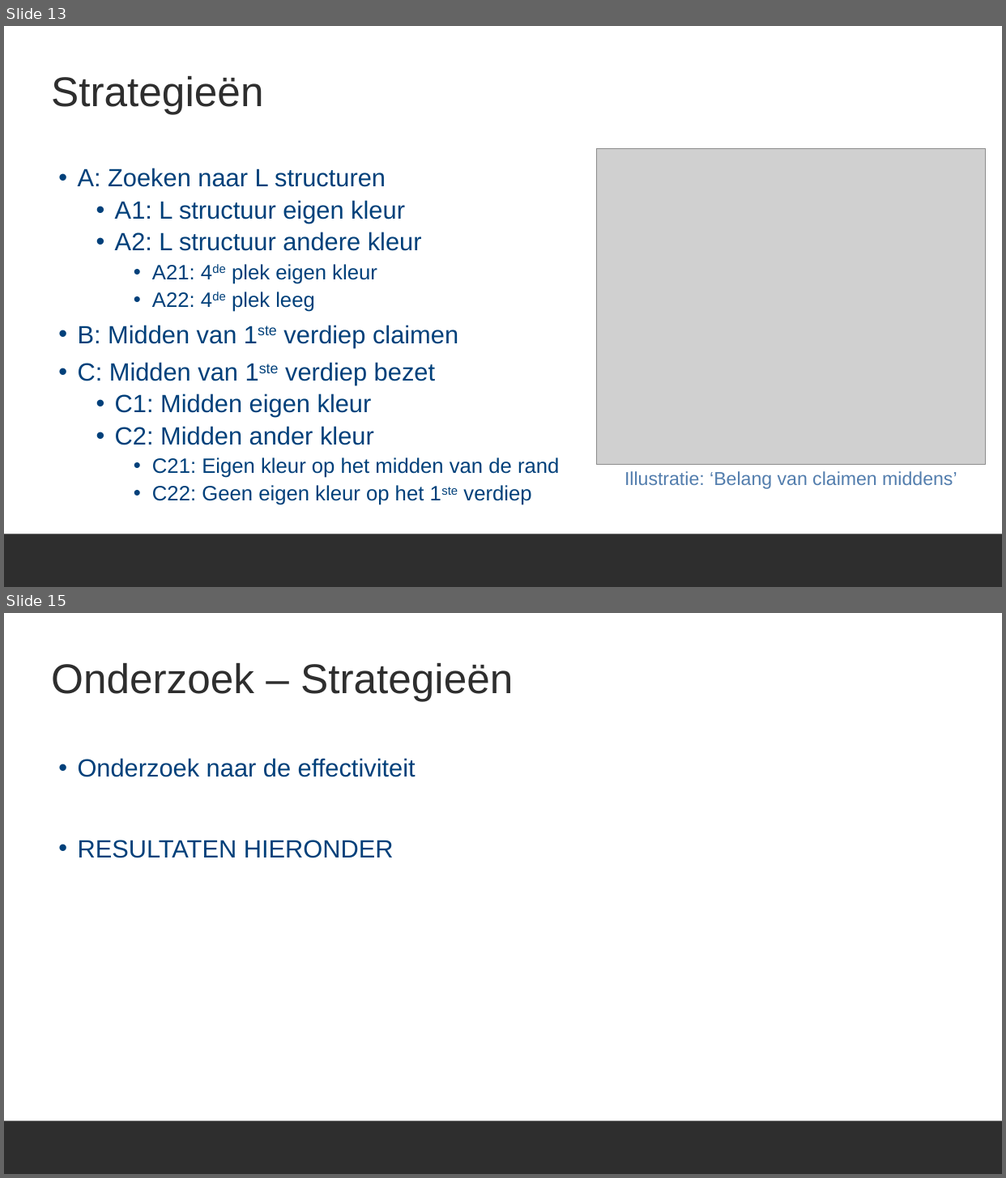
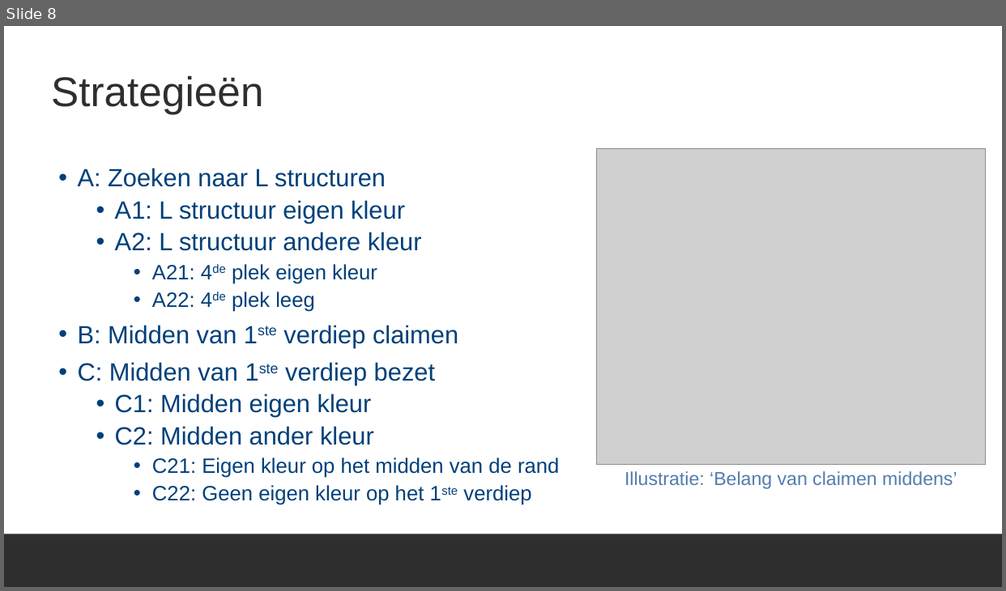
Before and after one commit to ro-per/PylosGamingBot, a slide deck: Presentation.pptx. Shown one above the other, each under a label of ours: slides 13 and 15 before the commit, slide 8 after it; the slides between them are not shown. The pictures are 1006x1178 and 1006x591 pixels, drawn with LibreOffice and Linux fonts; fonts in the diff are those of the drawing; grey boxes stand for pictures; background and template pictures are left out. Boxes give left, top, right and bottom in pixels: in the first picture for what was removed or moved away, otherwise in the second. Text is boxed around its words. In the diff, an @@ line names an element or a change of style, - is before the commit and + after.

```diff
--- a/Presentation.pptx
+++ b/Presentation.pptx
@@ slide 15 removed at <box>4,613,1002,1174</box>, background #FFFFFF; not listed: 1 template element that a slide beside it also shows @@
@@ title removed at <box>51,663,513,701</box> @@
-Onderzoek – Strategieën
@@ text removed at <box>78,758,415,858</box> @@
-• Onderzoek naar de effectiviteit
-• RESULTATEN HIERONDER
@@ what was slide 13 is now slide 8 @@
```
Also in this commit, not shown: 1 slide changed, 6 slides added, 7 other slides removed.
